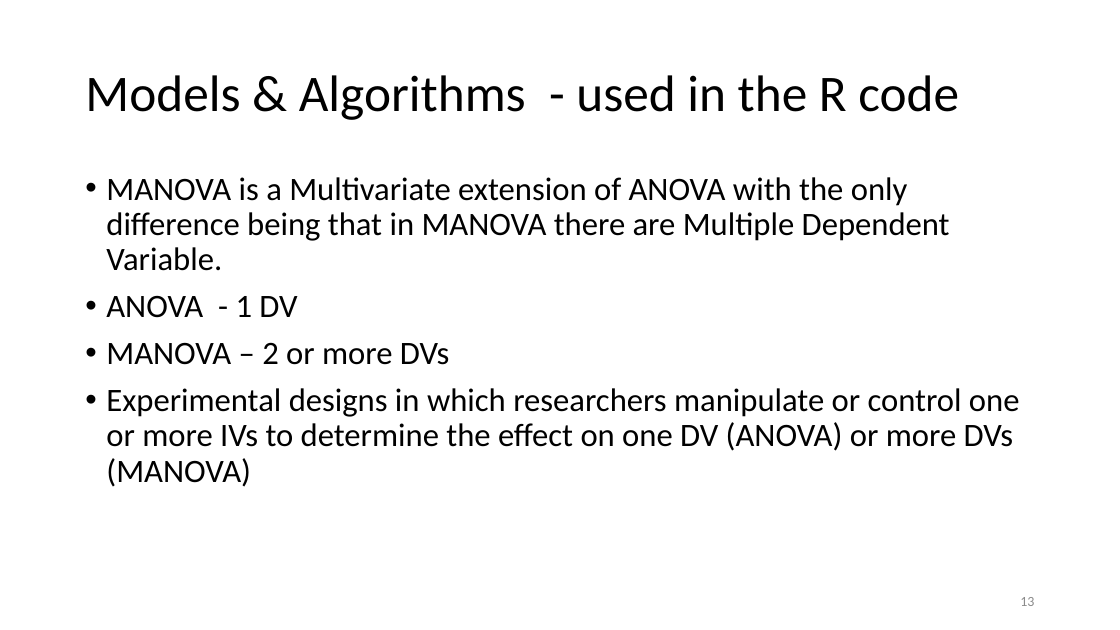
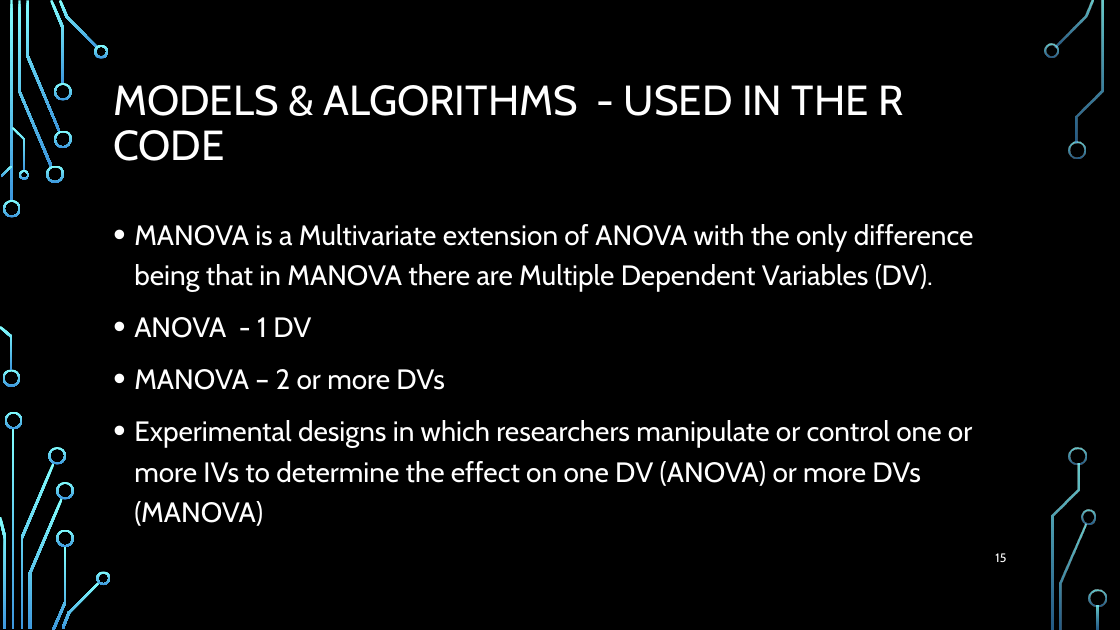
Before and after one commit to elkinst65/QTW_08, a slide deck: slide 15 of infographic.pptx (slide 13 before the commit). Drawn at 1120x630 pixels with LibreOffice and Linux fonts; fonts in the diff are those of the drawing; background and template pictures are left out. Boxes give left, top, right and bottom in pixels: in the first picture for what was removed or moved away, otherwise in the second. Text is boxed around its words. In the diff, an @@ line names an element or a change of style, - is before the commit and + after.

Commit message:
Added background. Will need to organize

```diff
--- a/infographic.pptx
+++ b/infographic.pptx
@@ background #FFFFFF to picture (left out) @@
@@ title at [113,85,903,161]: text changed; size 44 to 36 pt; font Calibri to Cabin; text colour #000000 to #FFFFFF @@
-Models & Algorithms - used in the R code
+MODELS & ALGORITHMS - USED IN THE R CODE
@@ text "MANOVA is a Multivariate extension ...": place and size @@
-text "MANOVA is a Multivariate extension ..." at [106,177,1020,487]
+text "MANOVA is a Multivariate extension ..." at [134,224,974,526]
@@ text at [134,224,974,292]: text changed; size 28 to 24 pt; font Calibri to Cabin; text colour #000000 to #FFFFFF @@
-• MANOVA is a Multivariate extension of ANOVA with the only difference being that in MANOVA there are Multiple Dependent Variable.
+• MANOVA is a Multivariate extension of ANOVA with the only difference being that in MANOVA there are Multiple Dependent Variables (DV).
@@ text at [134,317,972,526]: size 28 to 24 pt, font Calibri to Cabin, text colour #000000 to #FFFFFF in "ANOVA - 1 DV", "MANOVA – 2 or more DVs", "Experimental designs in which researchers manipulate or ..."; line spacing 0.9 to 1.2 @@
@@ page number added at [995,553,1006,562], 10.5 pt, text #FFFFFF @@
+15
@@ page number removed at [1020,597,1034,606] @@
-13
@@ group added at [0,0,1107,630]: 33 freeform shapes, 3 rectangles @@
```
Also in this commit, not shown: 16 other slides changed, 2 slides added.
